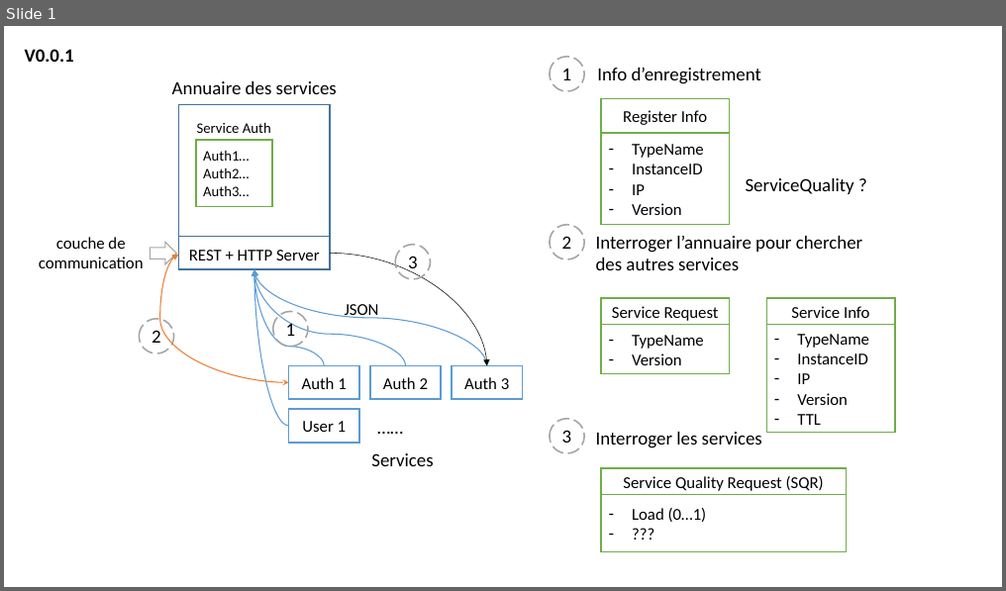
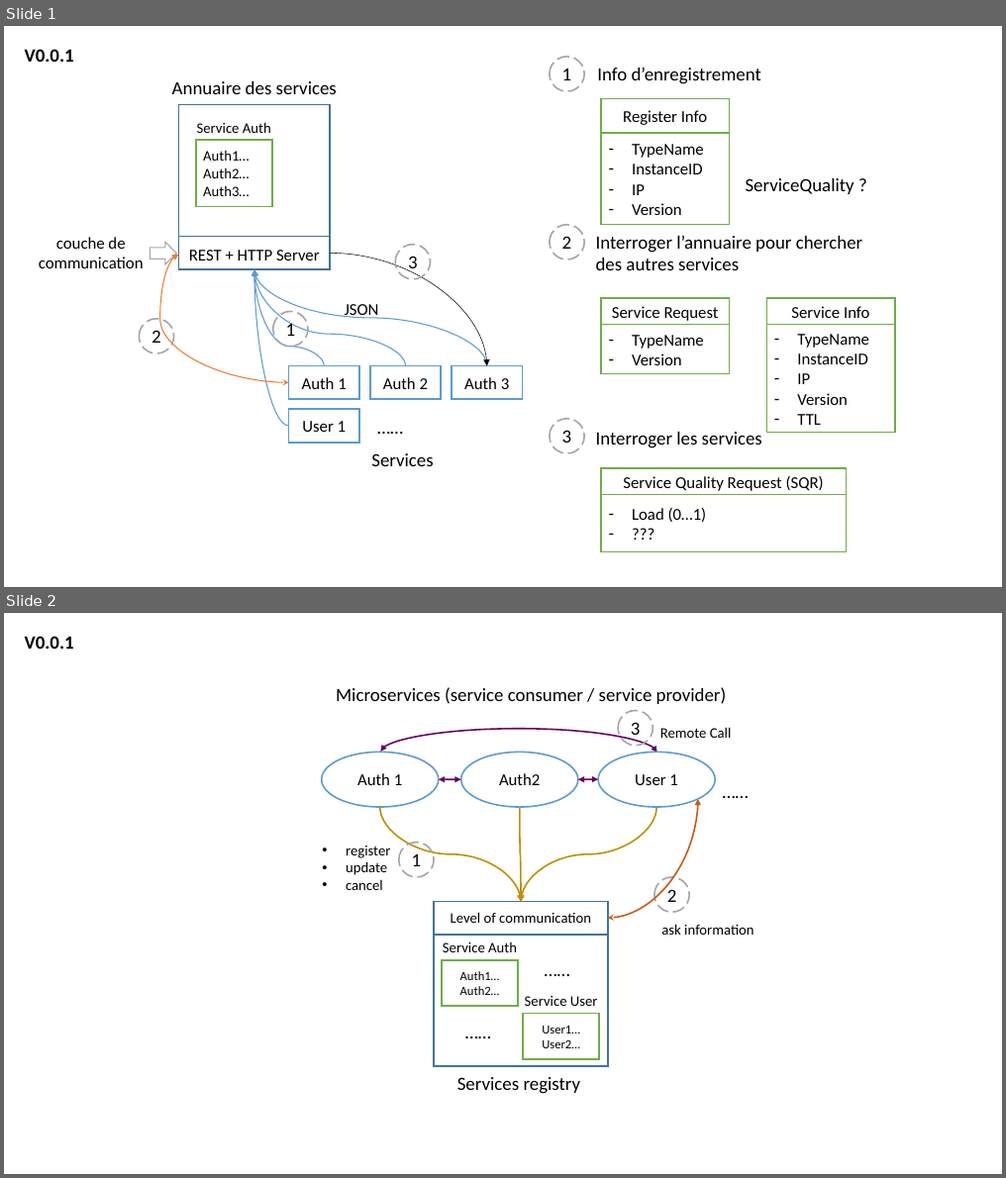
Before and after one commit to WangYuw/dev-MS, a slide deck: design/schema.pptx. Shown one above the other, each under a label of ours: slide 1 before the commit, slides 1 and 2 after it. The pictures are 1006x591 and 1006x1178 pixels, drawn with LibreOffice and Linux fonts; fonts in the diff are those of the drawing. Boxes give left, top, right and bottom in pixels: in the first picture for what was removed or moved away, otherwise in the second. Text is boxed around its words. In the diff, an @@ line names an element or a change of style, - is before the commit and + after.

```diff
--- a/design/schema.pptx
+++ b/design/schema.pptx
@@ slide 2 added at bbox=[4, 613, 1002, 1174], background #FFFFFF @@
@@ text added at bbox=[25, 636, 74, 649], 18 pt, text #000000, bold @@
+V0.0.1
@@ text added at bbox=[336, 687, 727, 704], 18 pt, text #000000 @@
+Microservices (service consumer / service provider)
@@ curved double arrow added from (657, 753) to (380, 752), #660066 1.5 pt @@
@@ ellipse added at bbox=[618, 710, 653, 746], outline #A5A5A5 1.5 pt dashed, 18 pt, text #000000 @@
+3
@@ text added at bbox=[660, 727, 732, 738], 14 pt, text #000000 @@
+Remote Call
@@ ellipse added at bbox=[322, 753, 439, 808], fill #FFFFFF, outline #5B9BD5 1.5 pt, 16 pt, text #000000 @@
+Auth 1
@@ ellipse added at bbox=[461, 753, 578, 808], fill #FFFFFF, outline #5B9BD5 1.5 pt, 16 pt, text #000000 @@
+Auth2
@@ ellipse added at bbox=[598, 753, 715, 808], fill #FFFFFF, outline #5B9BD5 1.5 pt, 16 pt, text #000000 @@
+User 1
@@ curved double arrow added from (461, 780) to (439, 780), #660066 1.5 pt @@
@@ curved double arrow added from (598, 780) to (578, 780), #660066 1.5 pt @@
@@ text added at bbox=[715, 776, 780, 806], 18 pt, text #000000 @@
+……
@@ curved arrow added from (380, 807) to (521, 902), #BF9000 1.5 pt @@
@@ curved arrow added from (520, 807) to (521, 902), #BF9000 1.5 pt @@
@@ curved arrow added from (656, 807) to (521, 902), #BF9000 1.5 pt @@
@@ curved double arrow added from (608, 919) to (698, 799), #C55A11 1.5 pt @@
@@ text added at bbox=[346, 846, 390, 890], 14 pt, text #000000 @@
+• register
+• update
+• cancel
@@ ellipse added at bbox=[399, 842, 435, 877], outline #A5A5A5 1.5 pt dashed, 18 pt, text #000000 @@
+1
@@ ellipse added at bbox=[654, 877, 690, 912], outline #A5A5A5 1.5 pt dashed, 18 pt, text #000000 @@
+2
@@ rectangle added at bbox=[434, 902, 607, 936], outline #43739E 1.5 pt @@
@@ rectangle added at bbox=[434, 935, 607, 1066], outline #43739E 1.5 pt @@
@@ text added at bbox=[450, 912, 591, 923], 14 pt, text #000000 @@
+Level of communication
@@ text added at bbox=[661, 924, 754, 935], 14 pt, text #000000 @@
+ask information
@@ rectangle added at bbox=[442, 960, 519, 1006], outline #70AD47 1.5 pt, 12 pt, text #000000 @@
+Auth1…
+Auth2…
@@ text added at bbox=[443, 943, 517, 953], 14 pt, text #000000 @@
+Service Auth
@@ text added at bbox=[537, 955, 602, 984], 18 pt, text #000000 @@
+……
@@ text added at bbox=[525, 996, 598, 1006], 14 pt, text #000000 @@
+Service User
@@ text added at bbox=[458, 1017, 524, 1048], 18 pt, text #000000 @@
+……
@@ rectangle added at bbox=[523, 1014, 599, 1059], outline #70AD47 1.5 pt, 12 pt, text #000000 @@
+User1…
+User2…
@@ text added at bbox=[457, 1077, 581, 1094], 18 pt, text #000000 @@
+Services registry
```
Also in this commit, not shown: 1 slide removed, 3 other files.
